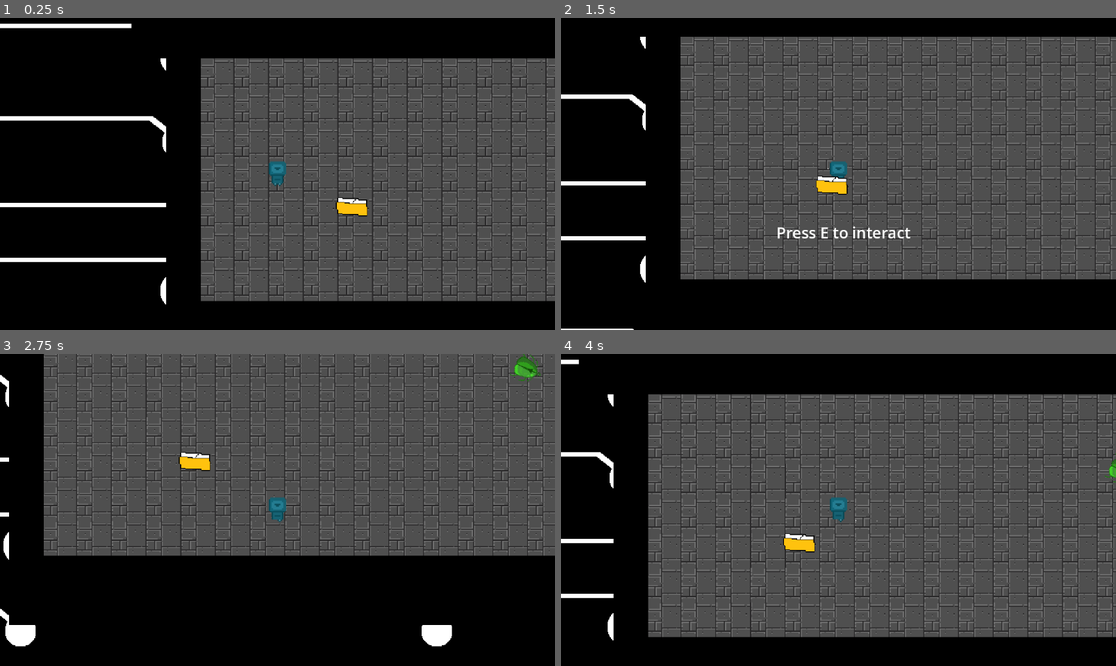
Above: before the commit, frames 1-4 (two rows, left to right).
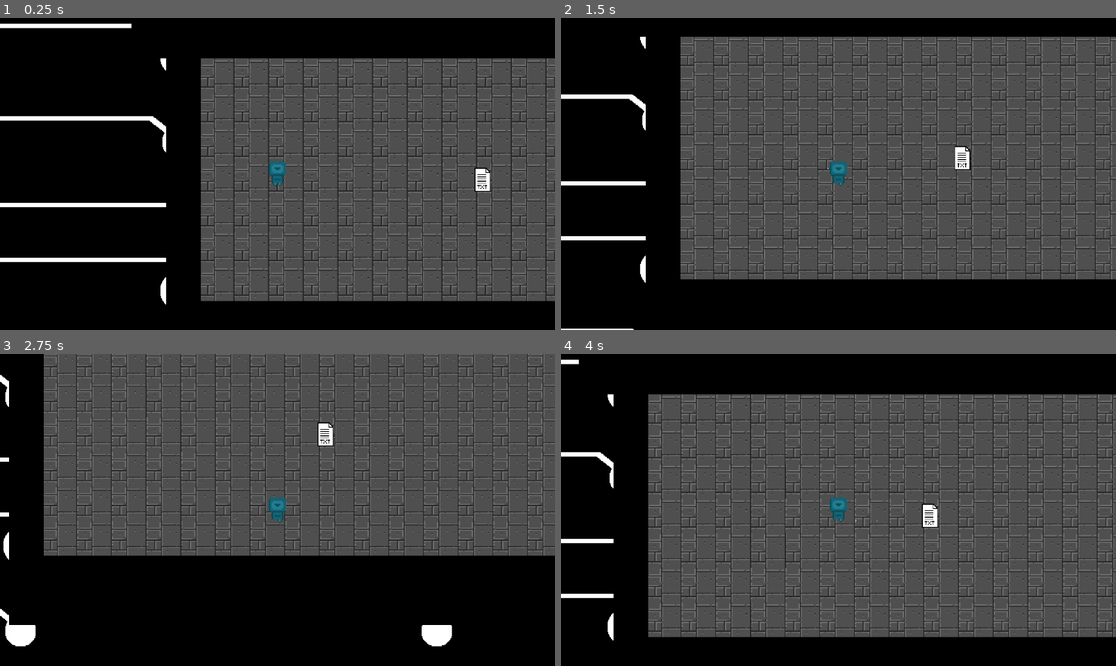
Above: after the commit, the same moments.

Repository: SupercraftD/hackthenest2025
Game: Godot game, scene res://world.tscn
Same seed, same stepped clock (60 frames per second), same inputs: the game is played once before the commit and once after it.
Inputs (mouse positions are in pixels of both pictures, inside the frame that each line leads up to):
- Up to frame 1 (0.25 s): no input
- Up to frame 2 (1.5 s): move the mouse to (960, 158) at 0.52 s; hold D (right) 0.53-1.28 s; tap E (interact) at 0.6, 1.35 s; move the mouse to (727, 189) at 1.27 s; hold S (down) from 1.28 s (still down)
- Up to frame 3 (2.75 s): move the mouse to (333, 441) at 2.02 s; release S (down) at 2.03 s; hold D (right) from 2.03 s (still down); tap Shift (roll) at 2.1 s; tap E (interact) at 2.3 s
- Up to frame 4 (4 s): move the mouse to (810, 572) at 2.77 s; release D (right) at 2.78 s; hold W (up) 2.78-3.53 s; click (810, 572) at 2.85 s; tap E (interact) at 3.05, 3.6 s; move the mouse to (1005, 556) at 3.52 s; hold A (left) from 3.53 s (still down)

The runs differ from the first frame. In frame 1, 0.5% of the frame differs, in the area x 60-89%, y 47-64%; in frame 2, 0.9%, in the area x 39-74%, y 40-71%; in frame 3, 0.8%; in frame 4, 0.6%.

Commit message:
Added first lore drop

Diff:
--- /dev/null
+++ b/interactables/lore1.tscn
@@ -0,0 +1,20 @@
+[gd_scene load_steps=4 format=3 uid="uid://73bnbv4qcwo4"]
+
+[ext_resource type="Script" uid="uid://00ri0relr8qc" path="res://interactables/lore_1.gd" id="1_ritfd"]
+[ext_resource type="Texture2D" uid="uid://i6yobcgwokpn" path="res://assets/txt file.png" id="2_ritfd"]
+
+[sub_resource type="RectangleShape2D" id="RectangleShape2D_8e27a"]
+size = Vector2(42, 28)
+
+[node name="lore1 txt" type="Area2D"]
+collision_layer = 3
+collision_mask = 3
+script = ExtResource("1_ritfd")
+metadata/_custom_type_script = "uid://b2dkf3av4mhre"
+
+[node name="CollisionShape2D" type="CollisionShape2D" parent="."]
+shape = SubResource("RectangleShape2D_8e27a")
+
+[node name="TxtFile" type="Sprite2D" parent="."]
+position = Vector2(-1, -1)
+texture = ExtResource("2_ritfd")
--- /dev/null
+++ b/interactables/lore_1.gd
@@ -0,0 +1,4 @@
+extends Interactable
+
+func interact(player):
+	player.promptDialogue(["You could not resist your urges could you? Even though we warned you.", "Some parts of the internet are too dangerous for you to visit.", "You are currently detached from the cyberspace- past the firewall perimeter.", "This is for you own good."])
--- a/world.tscn
+++ b/world.tscn
@@ -1,10 +1,11 @@
-[gd_scene load_steps=6 format=4 uid="uid://doax7n2lmx0wm"]
+[gd_scene load_steps=7 format=4 uid="uid://doax7n2lmx0wm"]
 
 [ext_resource type="Texture2D" uid="uid://b4b05y6ibi0q1" path="res://assets/tutorialbg.png" id="1_fj7yv"]
 [ext_resource type="TileSet" uid="uid://bo8xvbdjcm26w" path="res://assets/tileset.tres" id="2_tlwt5"]
 [ext_resource type="PackedScene" uid="uid://1eccyxdcm8i5" path="res://player.tscn" id="3_tlwt5"]
 [ext_resource type="PackedScene" path="res://bug.tscn" id="4_aqk2v"]
-[ext_resource type="PackedScene" uid="uid://b12alv8jkih7h" path="res://interactables/mouseexefolder.tscn" id="5_dwbse"]
+[ext_resource type="PackedScene" path="res://interactables/mouseexefolder.tscn" id="5_036b0"]
+[ext_resource type="PackedScene" uid="uid://73bnbv4qcwo4" path="res://interactables/lore1.tscn" id="6_dwbse"]
 
 [node name="world" type="Node2D"]
 texture_filter = 1
@@ -27,7 +28,10 @@
 position = Vector2(251, 495)
 
 [node name="Bug" parent="." instance=ExtResource("4_aqk2v")]
-position = Vector2(800, 342)
+position = Vector2(1473, 400)
 
-[node name="mouseexefolder" parent="." instance=ExtResource("5_dwbse")]
-position = Vector2(355, 541)
+[node name="mouseexefolder" parent="." instance=ExtResource("5_036b0")]
+position = Vector2(2712, 734)
+
+[node name="lore1 txt" parent="." instance=ExtResource("6_dwbse")]
+position = Vector2(536, 504)
Not shown, added: interactables/lore_1.gd.uid
